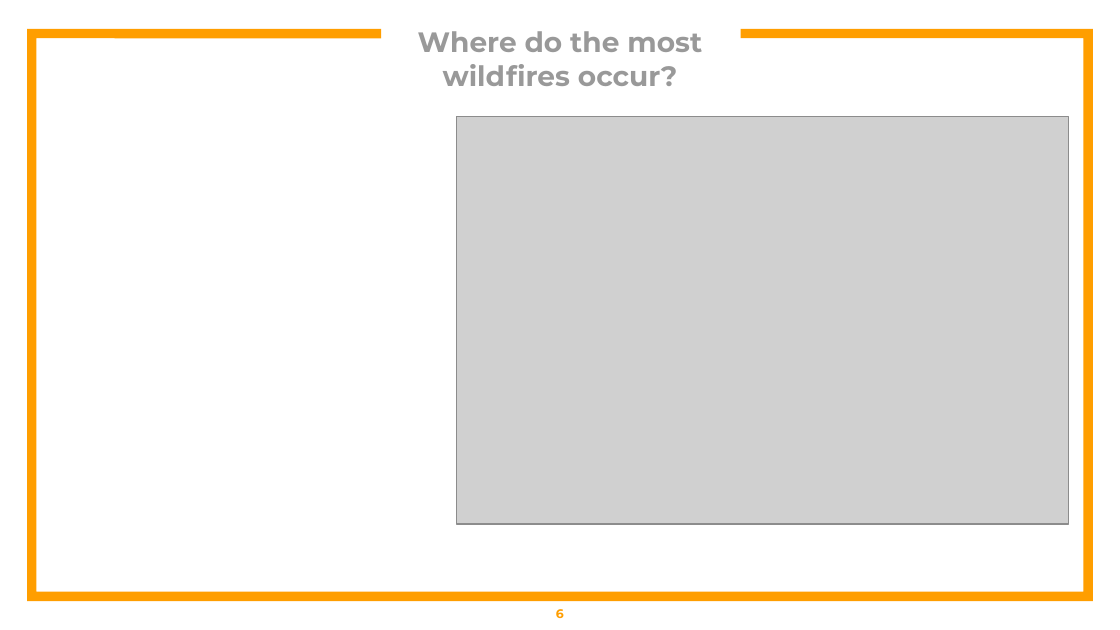
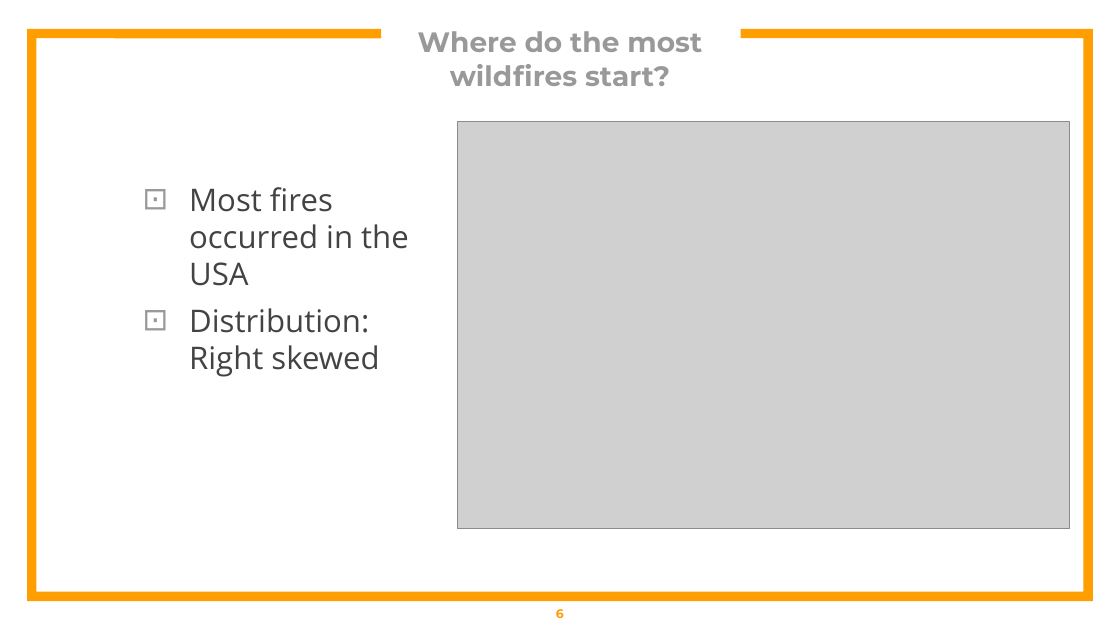
Before and after one commit to britt-emm/CGGroupProject, a slide deck: slide 6 of Wildfire_Group_Proj.pptx. Drawn at 1120x630 pixels with LibreOffice and Linux fonts; fonts in the diff are those of the drawing; grey boxes stand for pictures. Boxes give left, top, right and bottom in pixels: in the first picture for what was removed or moved away, otherwise in the second. Text is boxed around its words. In the diff, an @@ line names an element or a change of style, - is before the commit and + after.

```diff
--- a/Wildfire_Group_Proj.pptx
+++ b/Wildfire_Group_Proj.pptx
@@ title at [418, 31, 702, 86]: text changed @@
-Where do the most wildfires occur?
+Where do the most wildfires start?
@@ picture: place and size @@
-picture at [457, 116, 1068, 524]
+picture at [458, 121, 1070, 529]
@@ text added at [189, 187, 409, 377], 20 pt, text #434343 @@
+⊡ Most fires occurred in the USA
+⊡ Distribution: Right skewed
```
Also in this commit, not shown: 8 other slides changed, 1 slide added, 37 slides removed.
